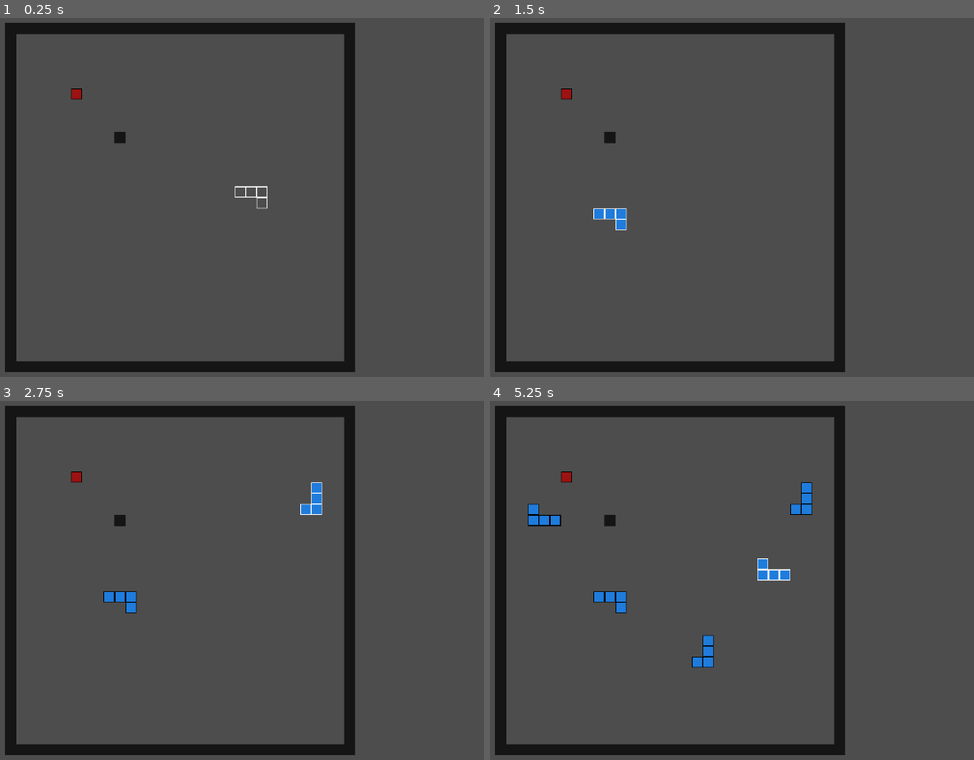
Above: before the commit, frames 1-4 (two rows, left to right).
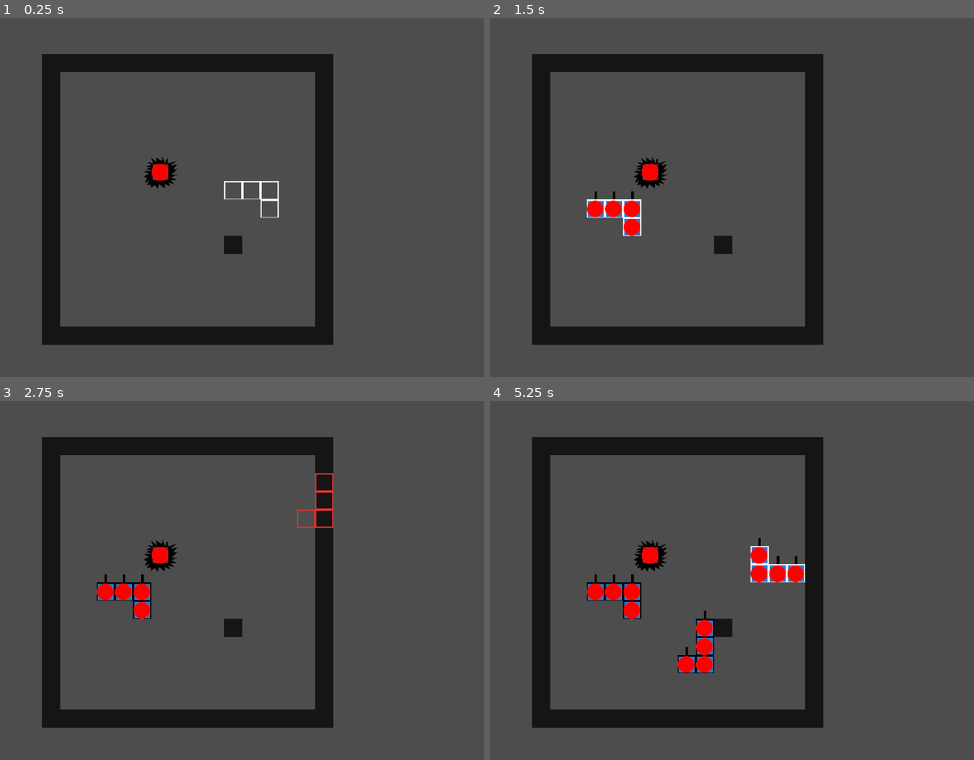
Above: after the commit, the same moments.

Repository: bthaus/Tea-Rex
Game: Godot game, scene res://GameBoard/game_board.tscn
Same seed, same stepped clock (60 frames per second), same inputs: the game is played once before the commit and once after it. This scene is started directly instead of the project's main scene.
Inputs (mouse positions are in pixels of both pictures, inside the frame that each line leads up to):
- Up to frame 1 (0.25 s): no input
- Up to frame 2 (1.5 s): tap Enter at 0.5 s; move the mouse to (886, 179) at 0.52 s; press the mouse at (886, 179) at 0.53 s; tap Space at 1.25 s; move the mouse to (611, 215) at 1.27 s; release the mouse at (611, 215) at 1.28 s; click (611, 215) at 1.35 s
- Up to frame 3 (2.75 s): tap Enter at 2 s; move the mouse to (314, 497) at 2.02 s; hold Right mouse button (right_click) from 2.03 s (still down); click (314, 497) at 2.3 s
- Up to frame 4 (5.25 s): tap Space at 2.75, 4.25 s; move the mouse to (707, 652) at 2.77 s; release Right mouse button (right_click) at 2.78 s; click (707, 652) at 2.85 s; tap Enter at 3.5 s; move the mouse to (940, 634) at 3.52 s; press the mouse at (940, 634) at 3.53 s; move the mouse to (543, 526) at 4.27 s; release the mouse at (543, 526) at 4.28 s; right-click (543, 526) at 4.35 s; click (543, 526) at 4.55 s; move the mouse to (775, 580) at 5.02 s; press the mouse at (775, 580) at 5.03 s

The runs differ from the first frame. In frame 1, 21% of the frame differs, in the area x 1-74%, y 1-99%; in frame 2, 22%; in frame 3, 22%; in frame 4, 24%.

Commit message:
feat: added spawning/removing towers from blocks

Diff:
--- a/GameBoard/game_board.gd
+++ b/GameBoard/game_board.gd
@@ -27,7 +27,8 @@
 	var block = Block.new([Block.Piece.new(Vector2(0,0), Stats.TurretColor.RED, 2)])
 	block_handler.draw_block(block, Vector2(6,6), BLOCK_LAYER)
 	$Board.set_cell(BLOCK_LAYER, Vector2(10,10), WALL_TILE_ID, Vector2(0,0))
-	_draw_wall()
+	_draw_walls()
+	_spawn_turrets()
 
 
 func _process(_delta):
@@ -54,12 +55,13 @@
 				block_handler.set_block_level(selected_block, level + 1)
 
 			block_handler.draw_block(selected_block, board_pos, BLOCK_LAYER)
+			_spawn_turrets()
 
 	if event.is_action_pressed("right_click"):
 		block_handler.rotate_block(selected_block)
 		#selected_block = null
 
-func _draw_wall():
+func _draw_walls():
 	for row in Stats.board_height:
 		$Board.set_cell(BLOCK_LAYER, Vector2(0,row), WALL_TILE_ID, Vector2(0,0))
 		$Board.set_cell(BLOCK_LAYER, Vector2(Stats.board_width-1,row), WALL_TILE_ID, Vector2(0,0))
@@ -67,3 +69,22 @@
 	for col in Stats.board_width:
 		$Board.set_cell(BLOCK_LAYER, Vector2(col,0), WALL_TILE_ID, Vector2(0,0))
 		$Board.set_cell(BLOCK_LAYER, Vector2(col,Stats.board_height-1), WALL_TILE_ID, Vector2(0,0))
+
+func _spawn_turrets():
+	_remove_turrets()
+	for row in range(1,Stats.board_height-1):
+		for col in range(1,Stats.board_width-1):
+			var data = $Board.get_cell_tile_data(BLOCK_LAYER, Vector2(col, row))
+			if data != null:
+				var color = data.get_custom_data("color")
+				if color.to_upper() == "WALL":
+					continue
+				var level = data.get_custom_data("level")
+				var turret = Turret.create(Stats.TurretColor.get(color.to_upper()), level)
+				turret.position = $Board.map_to_local(Vector2(col, row))
+				add_child(turret)
+
+func _remove_turrets():
+	for child in get_children():
+		if child is Turret:
+			child.queue_free()
--- a/GameBoard/game_board.tscn
+++ b/GameBoard/game_board.tscn
@@ -78,5 +78,5 @@
 layer_1/tile_data = PackedInt32Array()
 
 [node name="Camera2D" type="Camera2D" parent="."]
-position = Vector2(1442, 1022)
-zoom = Vector2(0.3, 0.3)
+position = Vector2(736, 503)
+zoom = Vector2(0.5, 0.5)
--- a/Stats.gd
+++ b/Stats.gd
@@ -1,8 +1,8 @@
 extends Node
 class_name Stats;
 static var block_size=64;
-static var board_width=32;
-static var board_height=32;
+static var board_width=16;
+static var board_height=16;
 
 static var base_range=10;
 static var green_range=2*base_range;
